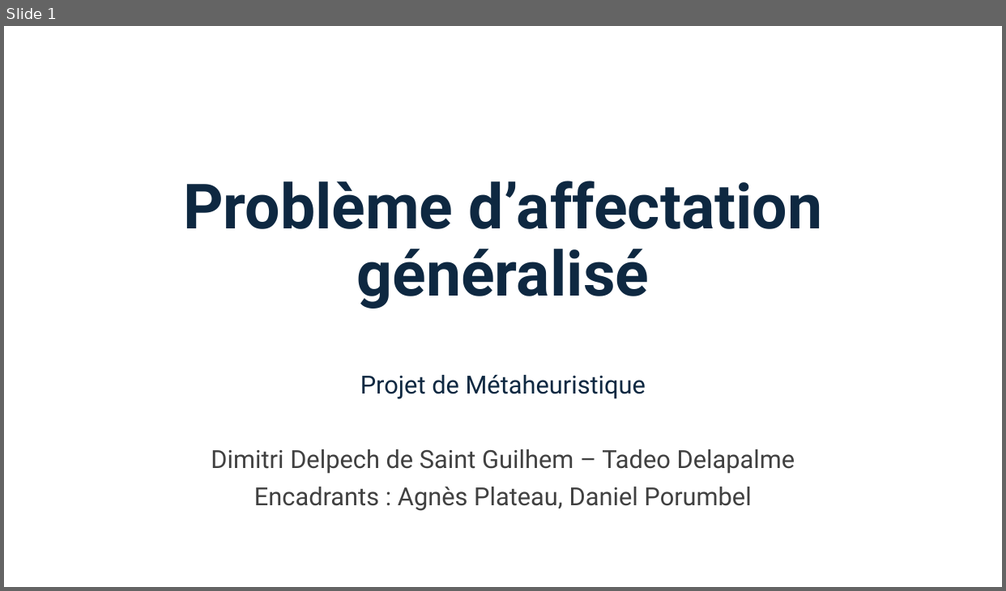
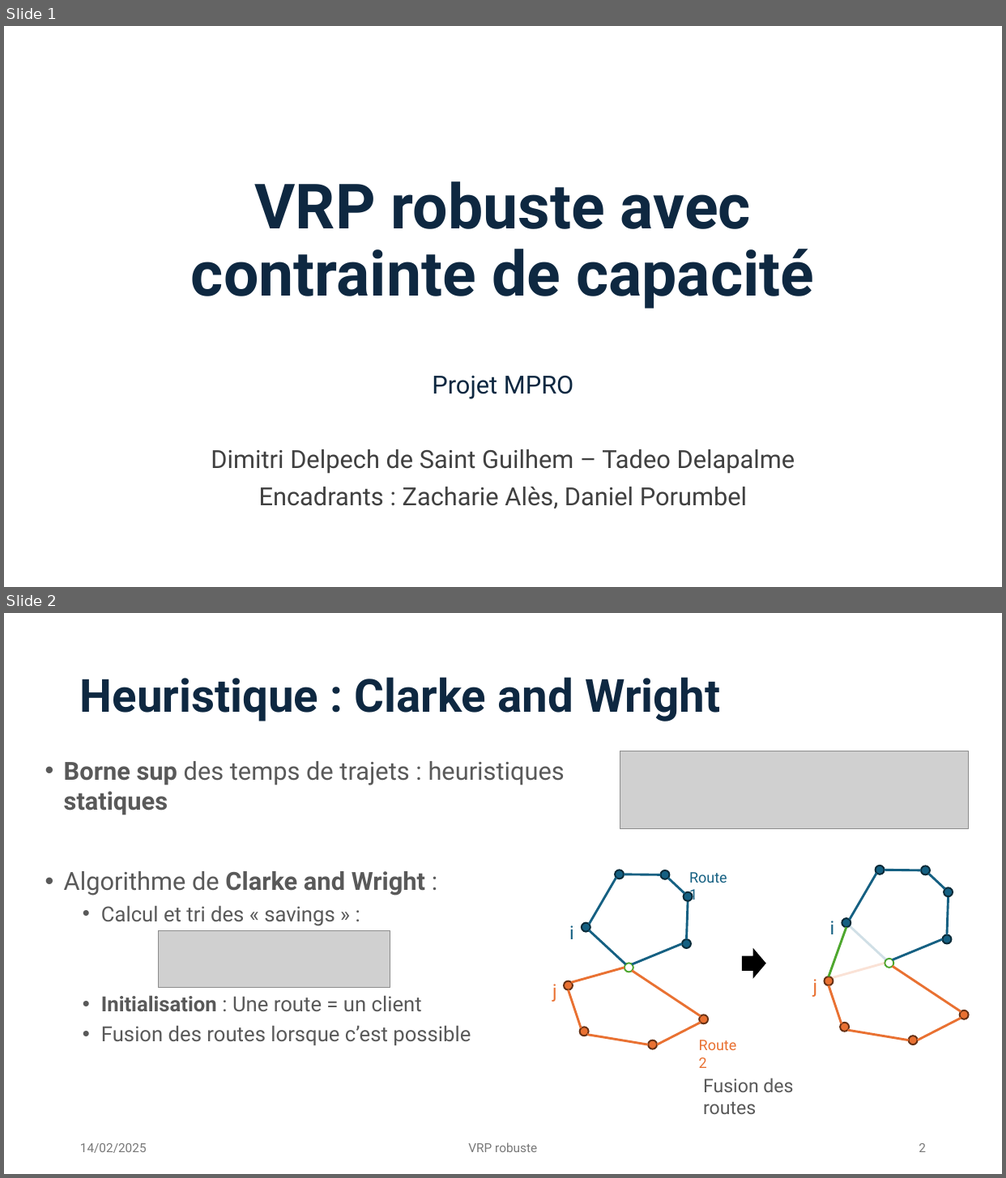
Before and after one commit to Darthkiller2Jr/projet_mpro, a slide deck: Présentation Projet.pptx. Shown one above the other, each under a label of ours: slide 1 before the commit, slides 1 and 2 after it. The pictures are 1006x591 and 1006x1178 pixels, drawn with LibreOffice and Linux fonts; fonts in the diff are those of the drawing; grey boxes stand for pictures. Boxes give left, top, right and bottom in pixels: in the first picture for what was removed or moved away, otherwise in the second. Text is boxed around its words. In the diff, an @@ line names an element or a change of style, - is before the commit and + after.

```diff
--- a/Présentation Projet.pptx
+++ b/Présentation Projet.pptx
@@ slide 2 added at (4,613,1002,1174), background #FFFFFF @@
@@ title added at (80,677,720,722), 44 pt, text #0E2841, bold @@
+Heuristique : Clarke and Wright
@@ picture added at (620,752,969,828) @@
@@ text added at (64,761,565,1046), 20 pt, text #595959 @@
+• Borne sup des temps de trajets : heuristiques statiques
+• Algorithme de Clarke and Wright :
+  • Calcul et tri des « savings » :
+  • Initialisation : Une route = un client
+  • Fusion des routes lorsque c’est possible
@@ picture added at (158,931,390,987) @@
@@ group added at (552,865,969,1068): 23 lines, 20 ellipses, 6 texts, 1 right arrow @@
+i
+j
+i
+j
+Route 1
+Route 2
@@ text added at (703,1078,793,1114), 18 pt, text #595959 @@
+Fusion des routes
@@ text added at (80,1144,147,1153), 12 pt, text #797979 @@
+14/02/2025
@@ text added at (468,1143,537,1152), 12 pt, text #797979 @@
+VRP robuste
@@ page number added at (918,1144,926,1152), 12 pt, text #797979 @@
+2
@@ slide 1 changed as well @@
@@ title at (191,182,814,309): text changed @@
-Problème d’affectation généralisé
+VRP robuste avec contrainte de capacité
@@ subtitle at (432,375,573,399): text changed @@
-Projet de Métaheuristique
+Projet MPRO
@@ subtitle at (259,487,747,509): text changed @@
-Encadrants : Agnès Plateau, Daniel Porumbel
+Encadrants : Zacharie Alès, Daniel Porumbel
```
Also in this commit, not shown: 2 other slides added, 12 slides removed, 2 other files.
